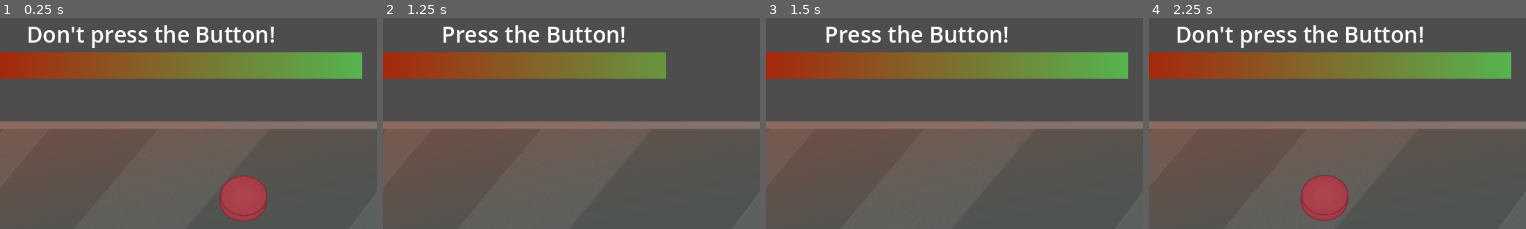
Above: before the commit, frames 1-4 (left to right).
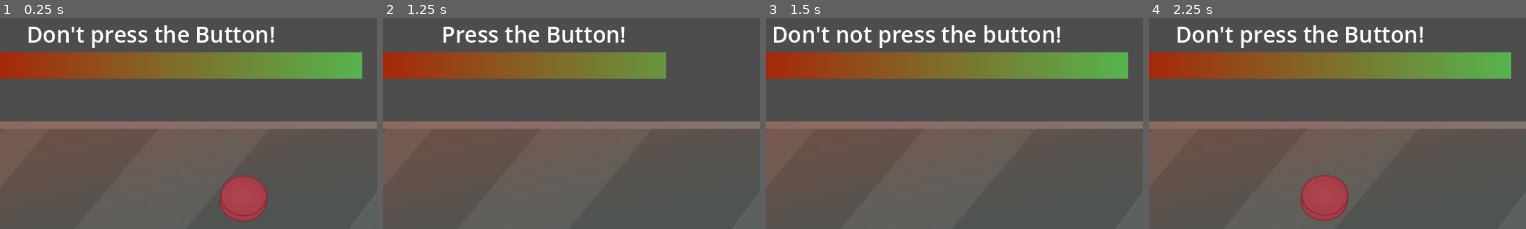
Above: after the commit, the same moments.

Repository: bene-labs/MiniJam_2023_07
Game: Godot game, scene res://game.tscn
The game is run twice, just before and just after one commit, with the same random seed, the same clock (stepped at 60 frames per second) and the same inputs.
Inputs (mouse positions are % of the whole screen's width and height, from its top left):
- Up to frame 1 (0.25 s): no input
- Up to frame 2 (1.25 s): click (60, 43) at 0.5 s
- Up to frame 3 (1.5 s): click (87, 40) at 1.25 s
- Up to frame 4 (2.25 s): click (60, 87) at 2 s
The pictures show only the part of the screen within x 28-78%, y 0-50%; the shares and areas given below are measured in that part.

Frames 1-2 are identical in both runs. In frame 3, 3.2% of the frame differs, in the area x 2-78%, y 3-15%; in frame 4, nothing differs.

Commit message:
add button phrases

Diff:
--- a/OppositeBombDefusal/challenges/single_button_challenge.tscn
+++ b/OppositeBombDefusal/challenges/single_button_challenge.tscn
@@ -6,3 +6,5 @@
 [node name="SingleButtonChallenge" type="Node2D"]
 script = ExtResource("1_56qh7")
 button = ExtResource("2_3uwwo")
+pressPrompts = Array[String](["Don't press the Button!", "Leave the button unpressed!", "Don't not not press the Button!"])
+dontPressPrompts = Array[String](["Press the Button!", "Don't not press the button!", "You mustn't not press the button!"])
